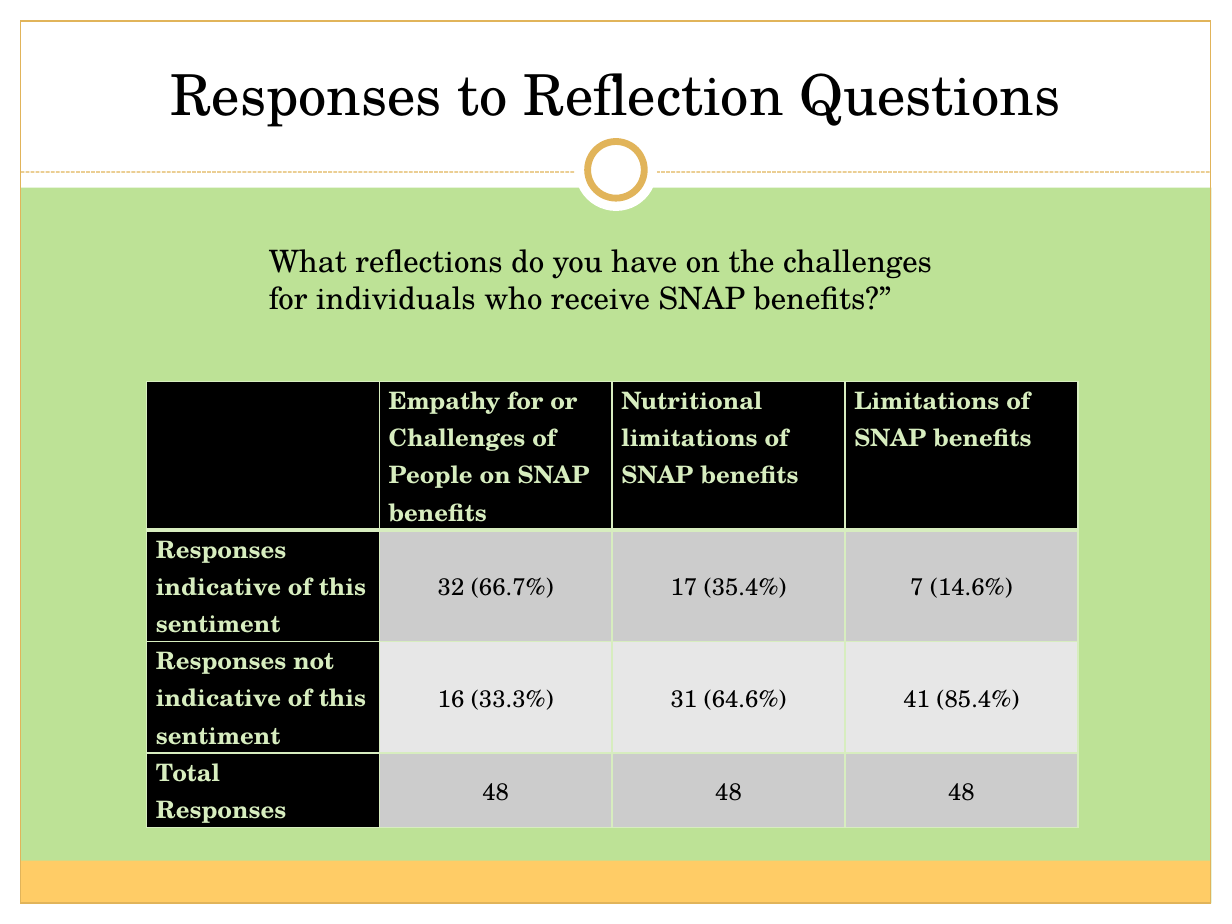
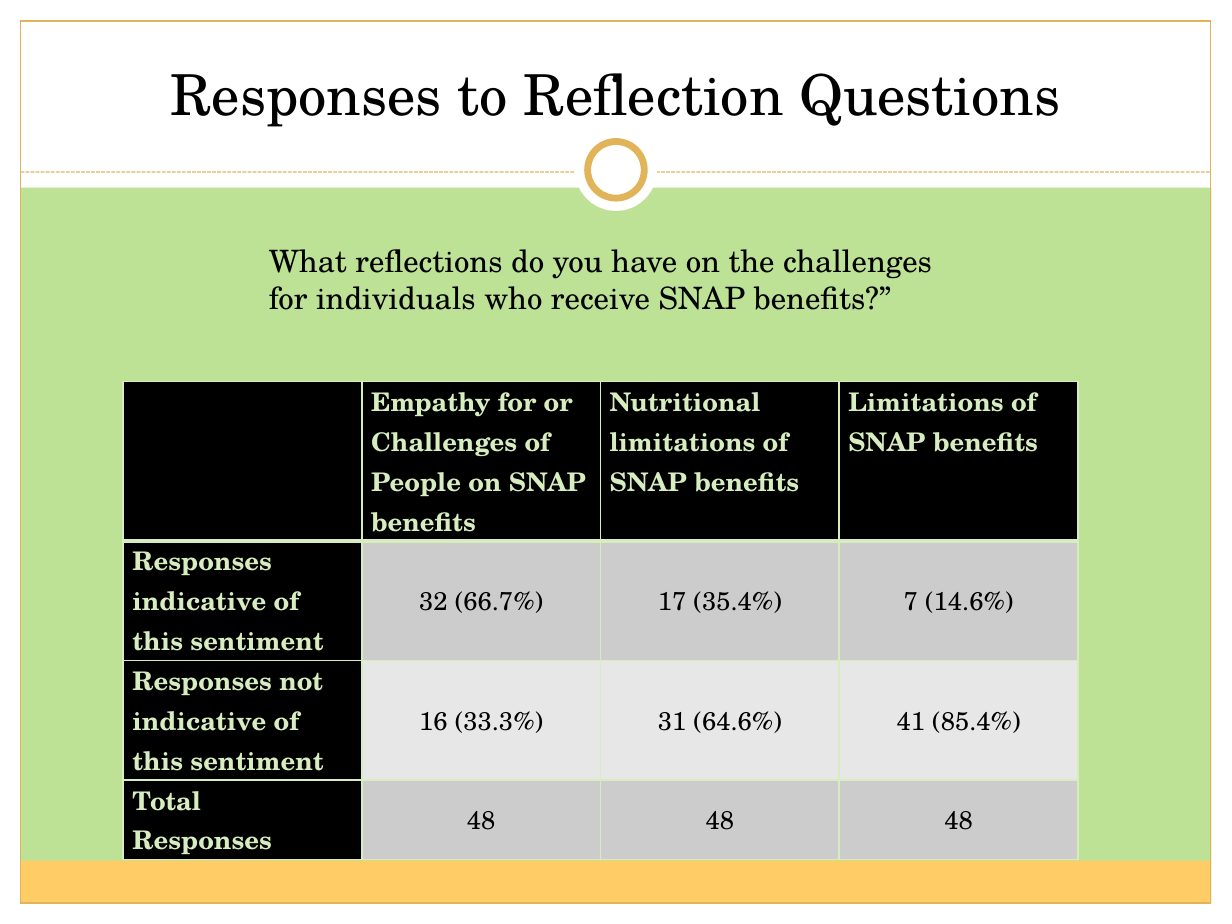
Before and after one commit to kirstendoehler/ICOTS10, a slide deck: slide 21 of 2018 ICOTS - Doehler and Taylor.pptx. Drawn at 1232x924 pixels with LibreOffice and Linux fonts; fonts in the diff are those of the drawing. Boxes give left, top, right and bottom in pixels: in the first picture for what was removed or moved away, otherwise in the second. Text is boxed around its words. In the diff, an @@ line names an element or a change of style, - is before the commit and + after.

```diff
--- a/2018 ICOTS - Doehler and Taylor.pptx
+++ b/2018 ICOTS - Doehler and Taylor.pptx
@@ table at bbox=[123, 382, 1079, 859] @@
@@ size 14 to 15 pt @@
@@ table: place and size @@
-table at bbox=[147, 382, 1078, 827]
+table at bbox=[123, 382, 1079, 859]
```
Also in this commit, not shown: 2 other slides changed.
